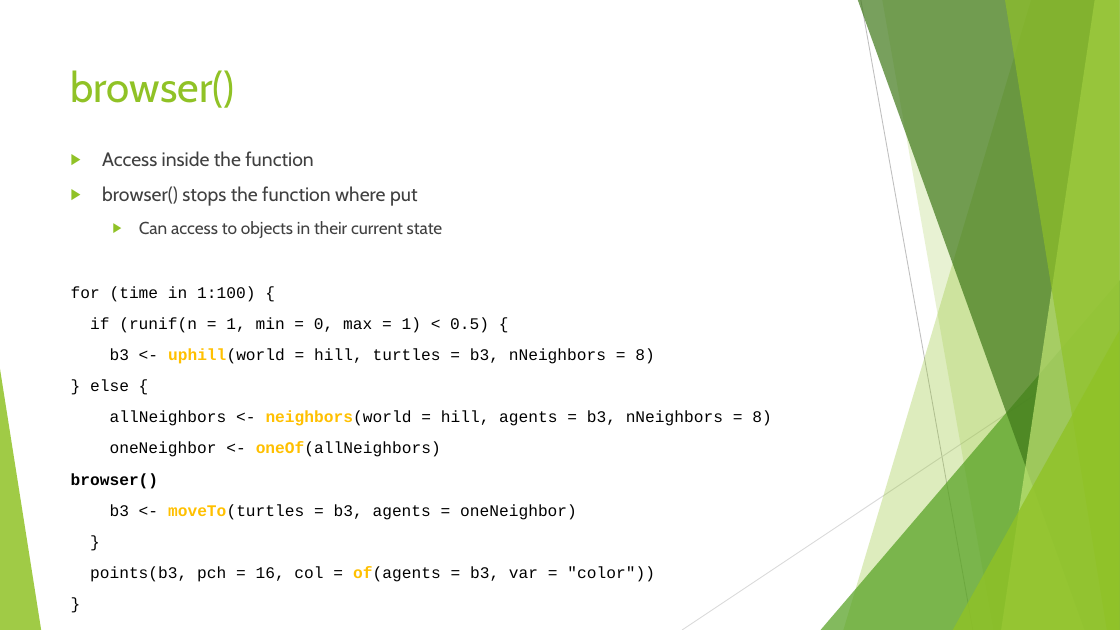
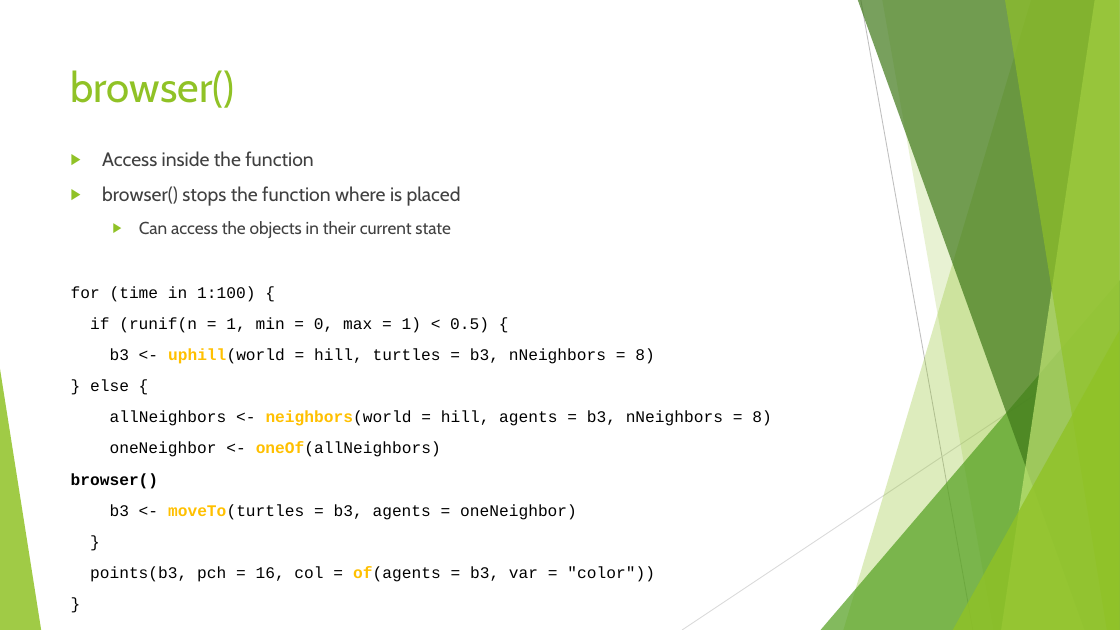
Before and after one commit to SarahBauduin/formation_IBM_NetLogoR, a slide deck: slide 10 of docs/slides/3_Debug.pptx. Drawn at 1120x630 pixels with LibreOffice and Linux fonts; fonts in the diff are those of the drawing. Boxes give left, top, right and bottom in pixels: in the first picture for what was removed or moved away, otherwise in the second. Text is boxed around its words. In the diff, an @@ line names an element or a change of style, - is before the commit and + after.

```diff
--- a/docs/slides/3_Debug.pptx
+++ b/docs/slides/3_Debug.pptx
@@ text at (102, 186, 461, 238): text changed; size 14.8 to 16.6 pt @@
-▶ browser() stops the function where put
-  ▶ Can access to objects in their current state
+▶ browser() stops the function where is placed
+  ▶ Can access the objects in their current state
```
Also in this commit, not shown: 4 other slides changed, 6 other files.
